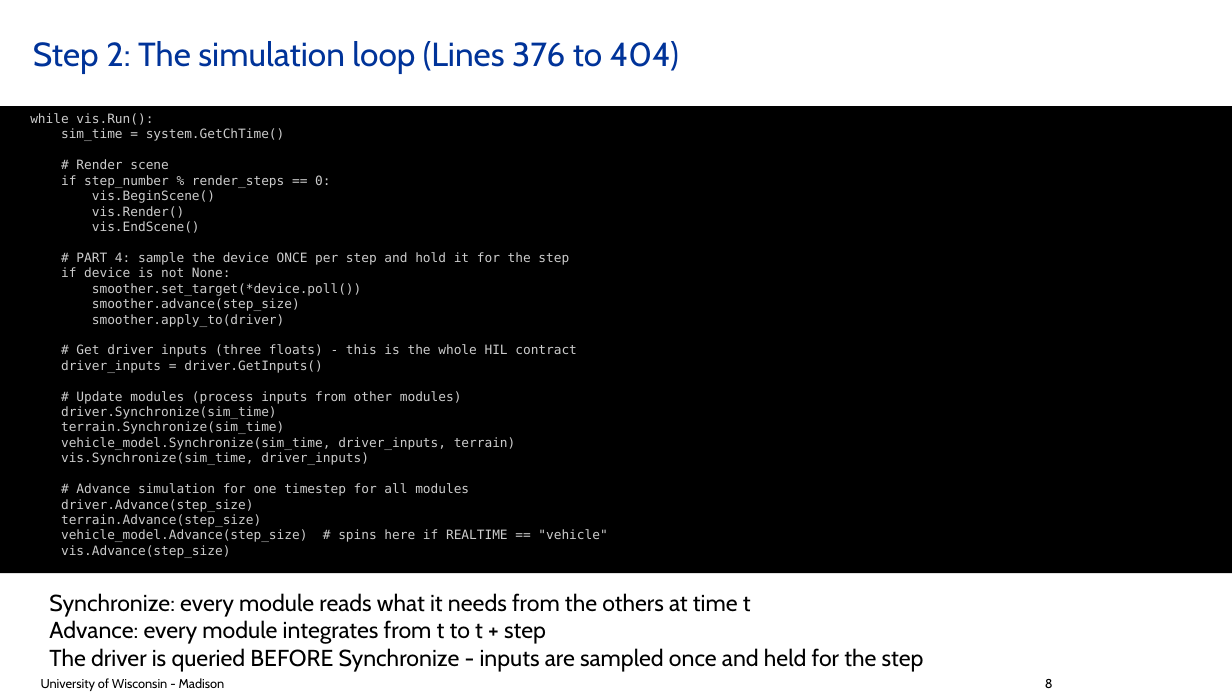
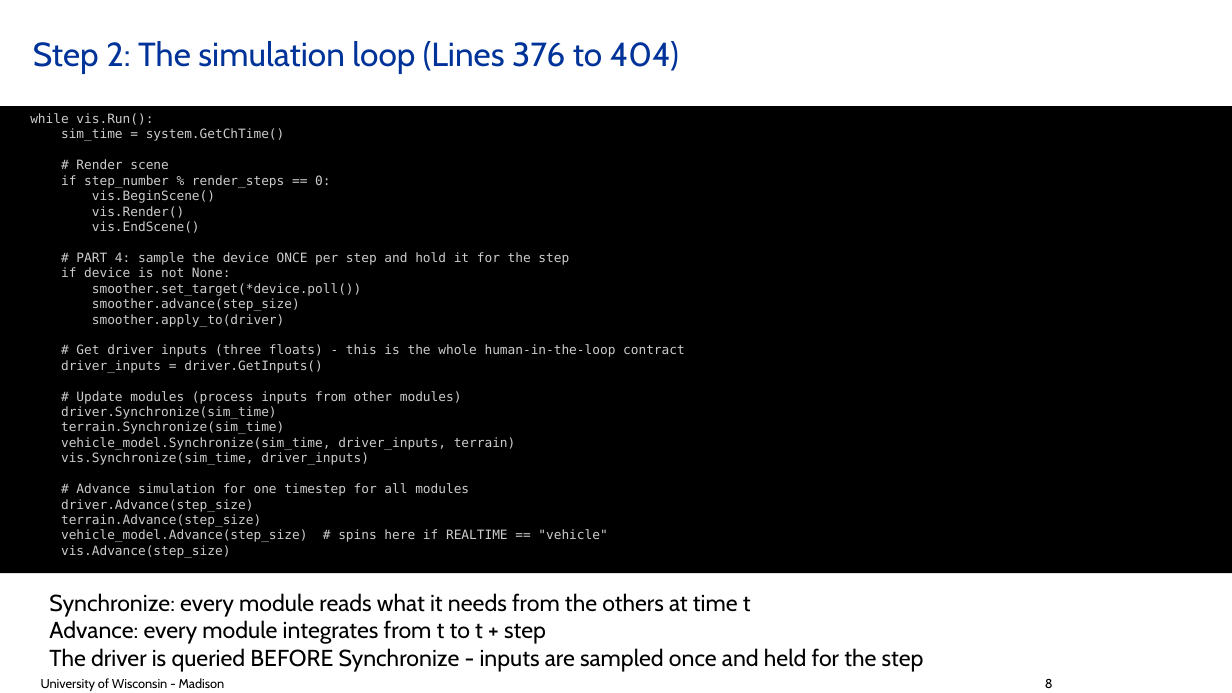
Before and after one commit to ksha23/chrono-hil-tutorial, a slide deck: slide 8 of tutorial_HIL_driver.pptx. Drawn at 1232x693 pixels with LibreOffice and Linux fonts; fonts in the diff are those of the drawing; background and template pictures are left out. Boxes give left, top, right and bottom in pixels: in the first picture for what was removed or moved away, otherwise in the second. Text is boxed around its words. In the diff, an @@ line names an element or a change of style, - is before the commit and + after.

```diff
--- a/tutorial_HIL_driver.pptx
+++ b/tutorial_HIL_driver.pptx
@@ text in rectangle at (x1=76, y1=344, x2=685, y2=357): text changed @@
-# Get driver inputs (three floats) - this is the whole HIL contract
+# Get driver inputs (three floats) - this is the whole human-in-the-loop contract
```
Also in this commit, not shown: 23 other slides changed, 2 slides added, 3 other files.
